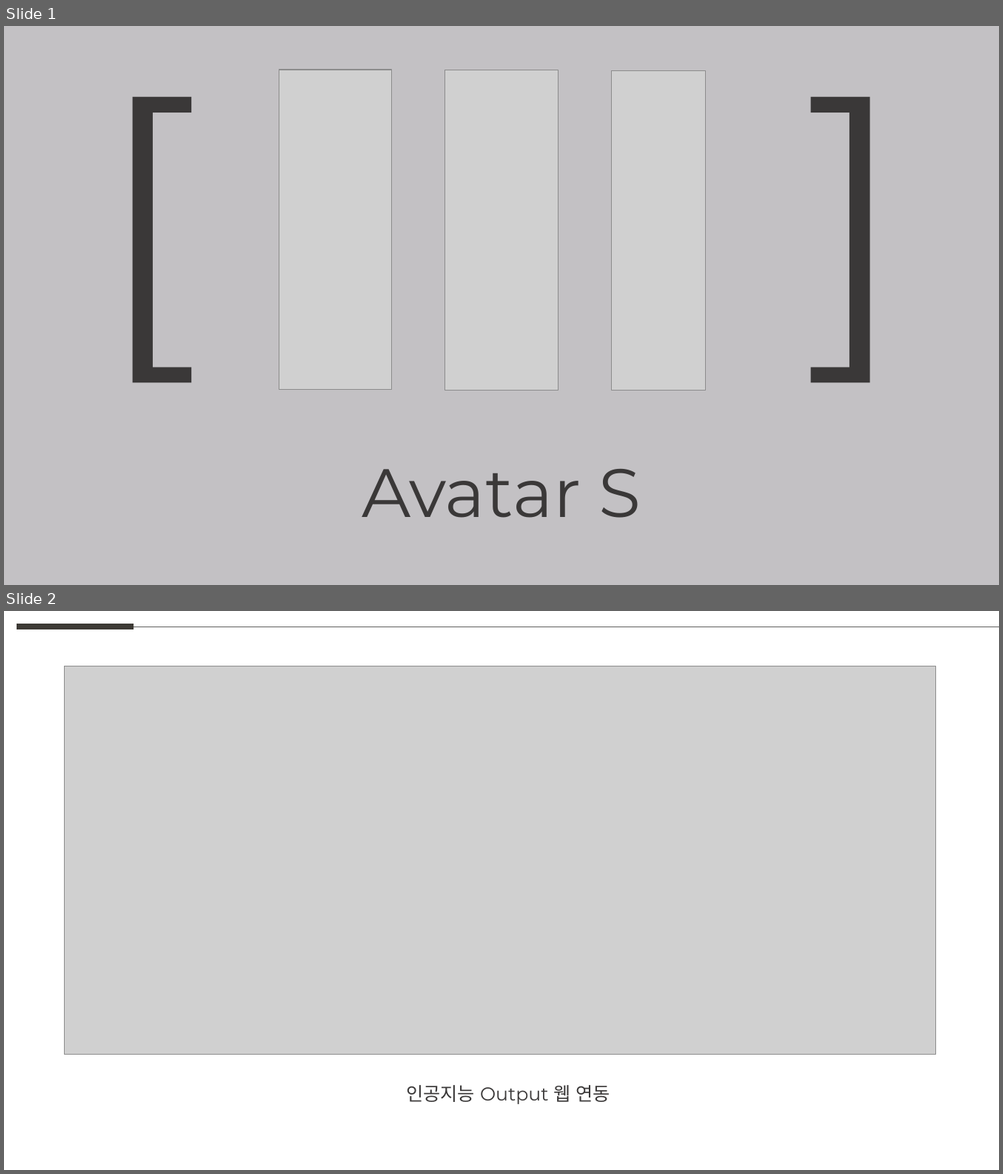
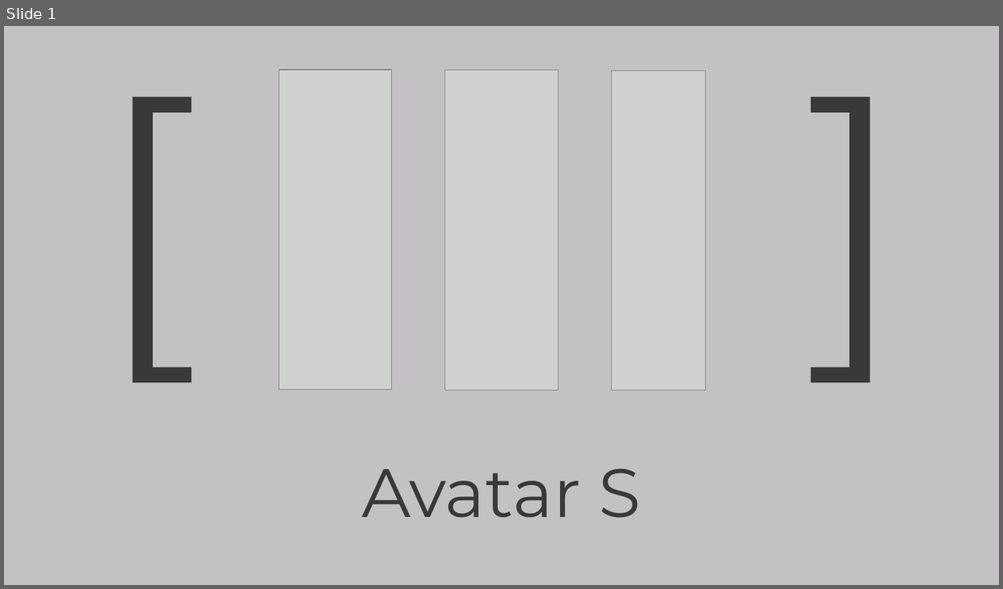
Before and after one commit to weaknessHero/Project_AvatarS, a slide deck: 발표자료/업데이트/LJHPPT.pptx. Shown one above the other, each under a label of ours: slides 1 and 2 before the commit, slide 1 after it. The pictures are 1003x1174 and 1003x589 pixels, drawn with LibreOffice and Linux fonts; fonts in the diff are those of the drawing; grey boxes stand for pictures. Boxes give left, top, right and bottom in pixels: in the first picture for what was removed or moved away, otherwise in the second. Text is boxed around its words. In the diff, an @@ line names an element or a change of style, - is before the commit and + after.

```diff
--- a/발표자료/업데이트/LJHPPT.pptx
+++ b/발표자료/업데이트/LJHPPT.pptx
@@ slide 2 removed at bbox=[4, 611, 999, 1170], background #FFFFFF @@
@@ line removed from (17, 627) to (134, 627) @@
@@ line removed from (134, 627) to (999, 627) @@
@@ picture removed at bbox=[65, 667, 936, 1054] @@
@@ text removed at bbox=[406, 1085, 610, 1105] @@
-인공지능 Output 웹 연동
```
Also in this commit, not shown: 3 slides added, 4 other slides removed.
